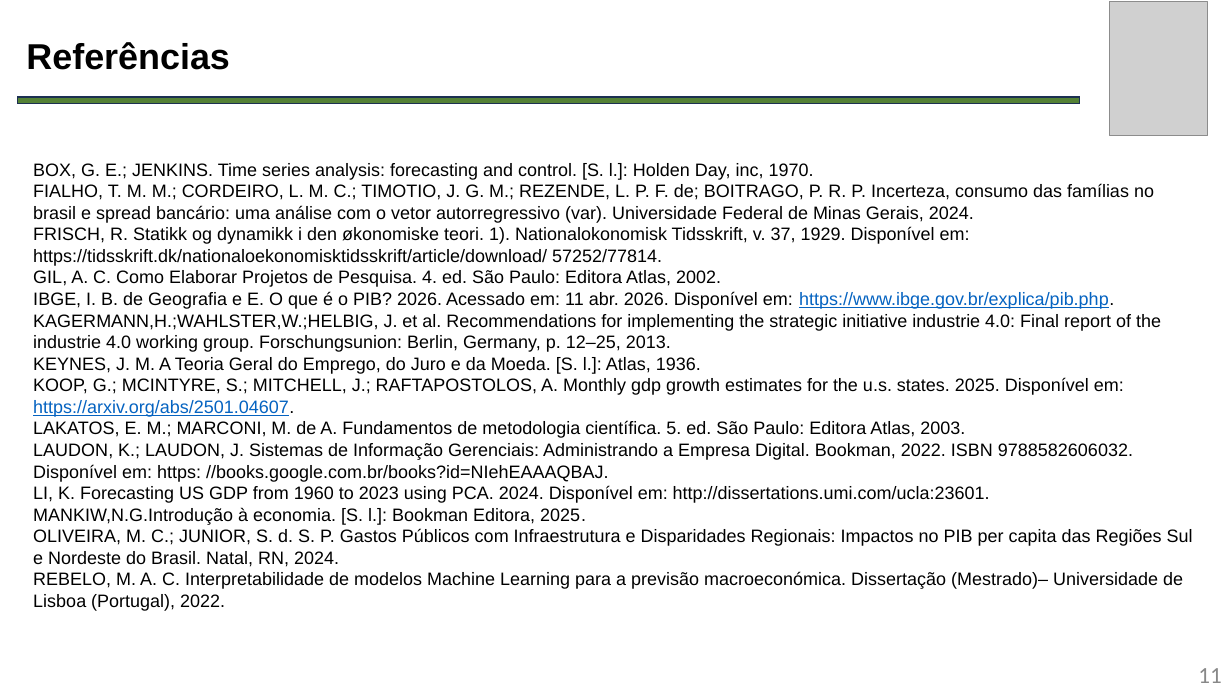
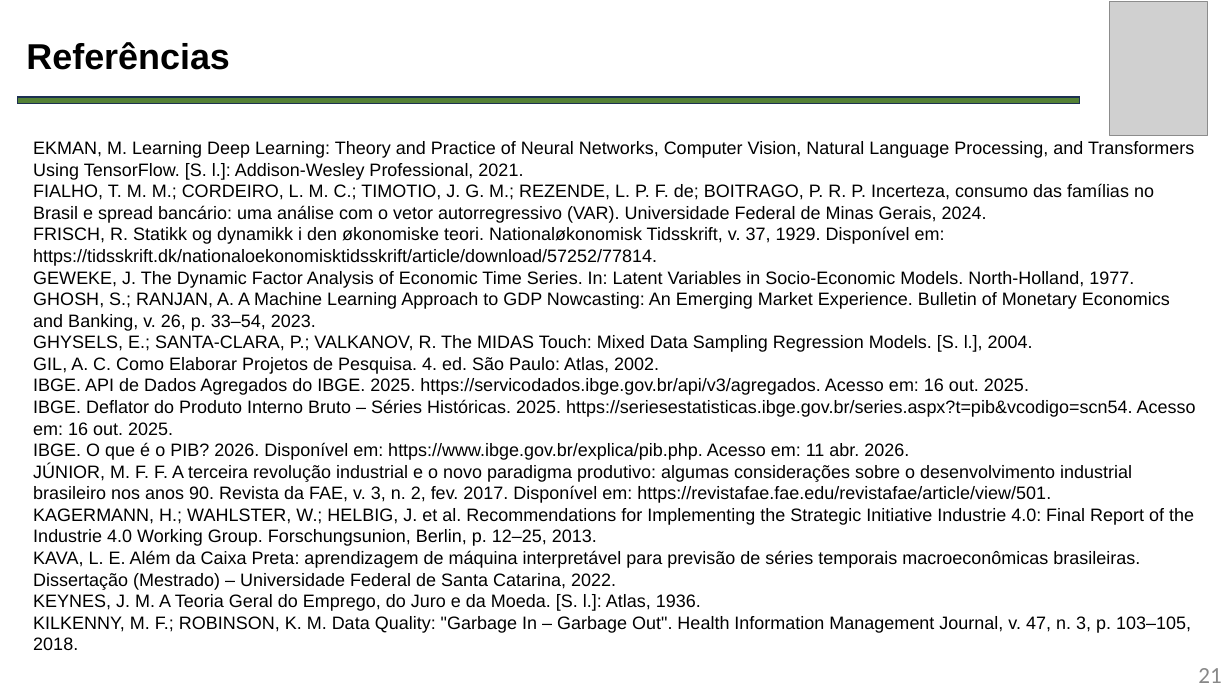
Before and after one commit to leonilso/TCC-UFFS-IA-PIB, a slide deck: slide 21 of Apresentação.pptx (slide 11 before the commit). Drawn at 1232x693 pixels with LibreOffice and Linux fonts; fonts in the diff are those of the drawing; grey boxes stand for pictures. Boxes give left, top, right and bottom in pixels: in the first picture for what was removed or moved away, otherwise in the second. Text is boxed around its words. In the diff, an @@ line names an element or a change of style, - is before the commit and + after.

```diff
--- a/Apresentação.pptx
+++ b/Apresentação.pptx
@@ text "EKMAN, M. Learning Deep Learning: ...": place and size @@
-text "EKMAN, M. Learning Deep Learning: ..." at <box>33,163,1193,611</box>
+text "EKMAN, M. Learning Deep Learning: ..." at <box>33,141,1196,650</box>
@@ text at <box>33,141,1196,590</box>: text changed @@
-BOX, G. E.; JENKINS. Time series analysis: forecasting and control. [S. l.]: Holden Day, inc, 1970.
-FIALHO, T. M. M.; CORDEIRO, L. M. C.; TIMOTIO, J. G. M.; REZENDE, L. P. F. de; BOITRAGO, P. R. P. Incerteza, consumo das famílias no brasil e spread bancário: uma análise com o vetor autorregressivo (var). Universidade Federal de Minas Gerais, 2024.
-FRISCH, R. Statikk og dynamikk i den økonomiske teori. 1). Nationalokonomisk Tidsskrift, v. 37, 1929. Disponível em: https://tidsskrift.dk/nationaloekonomisktidsskrift/article/download/ 57252/77814.
-GIL, A. C. Como Elaborar Projetos de Pesquisa. 4. ed. São Paulo: Editora Atlas, 2002.
-IBGE, I. B. de Geografia e E. O que é o PIB? 2026. Acessado em: 11 abr. 2026. Disponível em: https://www.ibge.gov.br/explica/pib.php.
-KAGERMANN,H.;WAHLSTER,W.;HELBIG, J. et al. Recommendations for implementing the strategic initiative industrie 4.0: Final report of the industrie 4.0 working group. Forschungsunion: Berlin, Germany, p. 12–25, 2013.
+EKMAN, M. Learning Deep Learning: Theory and Practice of Neural Networks, Computer Vision, Natural Language Processing, and Transformers Using TensorFlow. [S. l.]: Addison-Wesley Professional, 2021.
+FIALHO, T. M. M.; CORDEIRO, L. M. C.; TIMOTIO, J. G. M.; REZENDE, L. P. F. de; BOITRAGO, P. R. P. Incerteza, consumo das famílias no Brasil e spread bancário: uma análise com o vetor autorregressivo (VAR). Universidade Federal de Minas Gerais, 2024.
+FRISCH, R. Statikk og dynamikk i den økonomiske teori. Nationaløkonomisk Tidsskrift, v. 37, 1929. Disponível em: https://tidsskrift.dk/nationaloekonomisktidsskrift/article/download/57252/77814.
+GEWEKE, J. The Dynamic Factor Analysis of Economic Time Series. In: Latent Variables in Socio-Economic Models. North-Holland, 1977.
+GHOSH, S.; RANJAN, A. A Machine Learning Approach to GDP Nowcasting: An Emerging Market Experience. Bulletin of Monetary Economics and Banking, v. 26, p. 33–54, 2023.
+GHYSELS, E.; SANTA-CLARA, P.; VALKANOV, R. The MIDAS Touch: Mixed Data Sampling Regression Models. [S. l.], 2004.
+GIL, A. C. Como Elaborar Projetos de Pesquisa. 4. ed. São Paulo: Atlas, 2002.
+IBGE. API de Dados Agregados do IBGE. 2025. https://servicodados.ibge.gov.br/api/v3/agregados. Acesso em: 16 out. 2025.
+IBGE. Deflator do Produto Interno Bruto – Séries Históricas. 2025. https://seriesestatisticas.ibge.gov.br/series.aspx?t=pib&vcodigo=scn54. Acesso em: 16 out. 2025.
+IBGE. O que é o PIB? 2026. Disponível em: https://www.ibge.gov.br/explica/pib.php. Acesso em: 11 abr. 2026.
+JÚNIOR, M. F. F. A terceira revolução industrial e o novo paradigma produtivo: algumas considerações sobre o desenvolvimento industrial brasileiro nos anos 90. Revista da FAE, v. 3, n. 2, fev. 2017. Disponível em: https://revistafae.fae.edu/revistafae/article/view/501.
+KAGERMANN, H.; WAHLSTER, W.; HELBIG, J. et al. Recommendations for Implementing the Strategic Initiative Industrie 4.0: Final Report of the Industrie 4.0 Working Group. Forschungsunion, Berlin, p. 12–25, 2013.
+KAVA, L. E. Além da Caixa Preta: aprendizagem de máquina interpretável para previsão de séries temporais macroeconômicas brasileiras. Dissertação (Mestrado) – Universidade Federal de Santa Catarina, 2022.
@@ text at <box>33,616,1191,650</box>: text changed @@
-KOOP, G.; MCINTYRE, S.; MITCHELL, J.; RAFTAPOSTOLOS, A. Monthly gdp growth estimates for the u.s. states. 2025. Disponível em: https://arxiv.org/abs/2501.04607.
-LAKATOS, E. M.; MARCONI, M. de A. Fundamentos de metodologia científica. 5. ed. São Paulo: Editora Atlas, 2003.
-LAUDON, K.; LAUDON, J. Sistemas de Informação Gerenciais: Administrando a Empresa Digital. Bookman, 2022. ISBN 9788582606032. Disponível em: https: //books.google.com.br/books?id=NIehEAAAQBAJ.
-LI, K. Forecasting US GDP from 1960 to 2023 using PCA. 2024. Disponível em: http://dissertations.umi.com/ucla:23601.
-MANKIW,N.G.Introdução à economia. [S. l.]: Bookman Editora, 2025.
-OLIVEIRA, M. C.; JUNIOR, S. d. S. P. Gastos Públicos com Infraestrutura e Disparidades Regionais: Impactos no PIB per capita das Regiões Sul e Nordeste do Brasil. Natal, RN, 2024.
-REBELO, M. A. C. Interpretabilidade de modelos Machine Learning para a previsão macroeconómica. Dissertação (Mestrado)– Universidade de Lisboa (Portugal), 2022.
+KILKENNY, M. F.; ROBINSON, K. M. Data Quality: "Garbage In – Garbage Out". Health Information Management Journal, v. 47, n. 3, p. 103–105, 2018.
@@ page number at <box>1198,668,1221,683</box>: text changed @@
-11
+21
```
Also in this commit, not shown: 2 other slides changed, 12 slides added, 2 other files.
